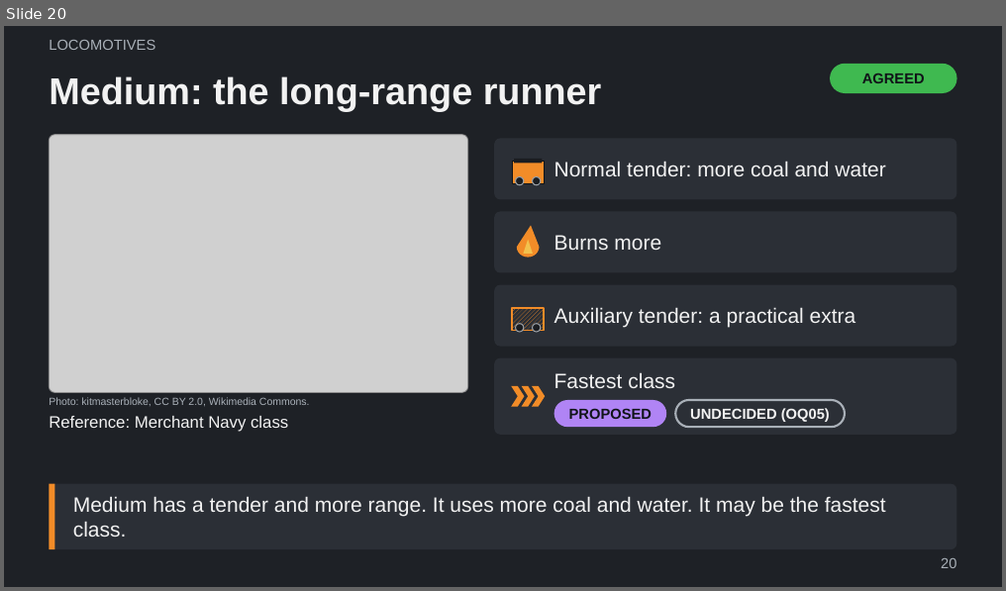
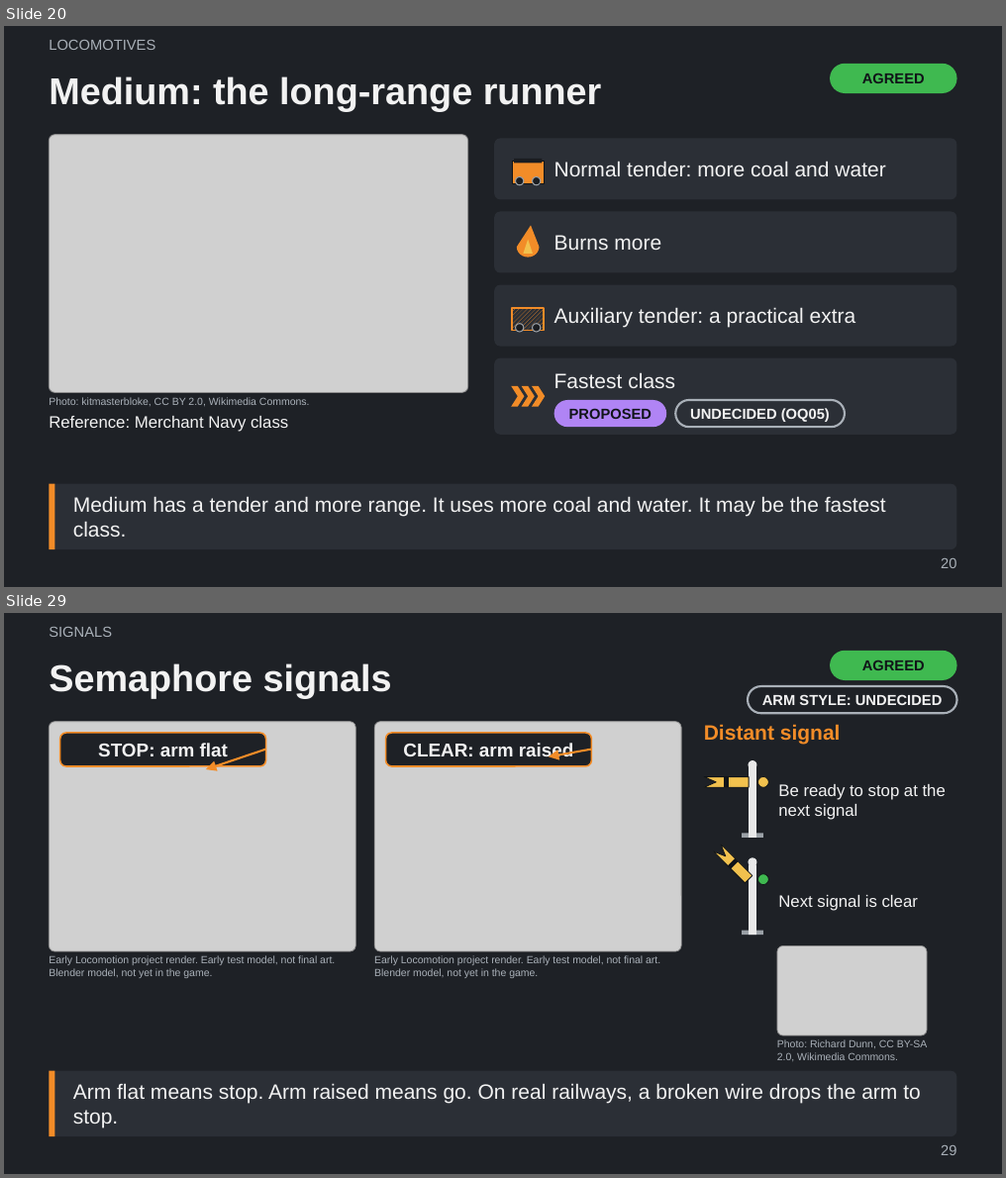
Before and after one commit to Tarenkookoo/Satisfactory---Early-Locomotion, a slide deck: Reporting/Claude Presents/Early_Locomotion_Explained.pptx. Shown one above the other, each under a label of ours: slide 20 before the commit, slides 20 and 29 after it; the slides between them are not shown. The pictures are 1006x591 and 1006x1178 pixels, drawn with LibreOffice and Linux fonts; fonts in the diff are those of the drawing; grey boxes stand for pictures. Boxes give left, top, right and bottom in pixels: in the first picture for what was removed or moved away, otherwise in the second. Text is boxed around its words. In the diff, an @@ line names an element or a change of style, - is before the commit and + after.

```diff
--- a/Reporting/Claude Presents/Early_Locomotion_Explained.pptx
+++ b/Reporting/Claude Presents/Early_Locomotion_Explained.pptx
@@ slide 29 added at [4, 613, 1002, 1174], background #1E2126 @@
@@ text added at [49, 627, 112, 637], 14 pt, text #A9B0B8 @@
+SIGNALS
@@ title added at [49, 663, 392, 698], 36 pt, text #F2F2F2, bold @@
+Semaphore signals
@@ rounded rectangle added at [830, 651, 957, 680], fill #3FB950, 14 pt, text #101418, bold @@
+AGREED
@@ rounded rectangle added at [747, 686, 957, 713], outline #A9B0B8 2 pt, 14 pt, text #F2F2F2, bold @@
+ARM STYLE: UNDECIDED
@@ picture added at [49, 722, 355, 953] @@
@@ picture added at [374, 722, 681, 953] @@
@@ text added at [704, 724, 841, 744], 20 pt, text #F28C28, bold @@
+Distant signal
@@ rounded rectangle added at [60, 733, 266, 766], fill #1E2126, outline #F28C28 1.5 pt, 18 pt, text #F2F2F2, bold @@
+STOP: arm flat
@@ arrow added from (266, 750) to (206, 769), #F28C28 2 pt @@
@@ rounded rectangle added at [386, 733, 592, 766], fill #1E2126, outline #F28C28 1.5 pt, 18 pt, text #F2F2F2, bold @@
+CLEAR: arm raised
@@ arrow added from (592, 750) to (548, 757), #F28C28 2 pt @@
@@ group added at [704, 761, 945, 936]: 4 rectangles, 4 ellipses, 4 freeform shapes, 2 texts @@
+Be ready to stop at the next signal
+Next signal is clear
@@ text added at [49, 956, 335, 978], 10 pt, text #A9B0B8 @@
+Early Locomotion project render. Early test model, not final art.
+Blender model, not yet in the game.
@@ text added at [374, 956, 660, 978], 10 pt, text #A9B0B8 @@
+Early Locomotion project render. Early test model, not final art.
+Blender model, not yet in the game.
@@ picture added at [777, 947, 927, 1036] @@
@@ text added at [777, 1040, 927, 1061], 10 pt, text #A9B0B8 @@
+Photo: Richard Dunn, CC BY-SA 2.0, Wikimedia Commons.
@@ rounded rectangle added at [49, 1071, 957, 1137], fill #2B2F36, 20 pt, text #F2F2F2 @@
+Arm flat means stop. Arm raised means go. On real railways, a broken wire drops the arm to stop.
@@ rectangle added at [49, 1071, 54, 1137], fill #F28C28 @@
@@ page number added at [941, 1146, 956, 1156], 14 pt, text #A9B0B8 @@
+29
```
Also in this commit, not shown: 1 slide changed, 10 other slides added, 4 other files.
